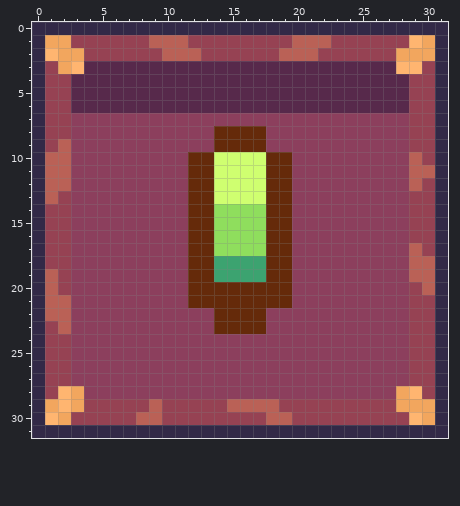
Two versions of one pixel-art sprite, dados/num_1.png. Above, as it was before the edit.
The file is 512x512 pixels, drawn in blocks of 16x16; one block is one cell here.
The result:
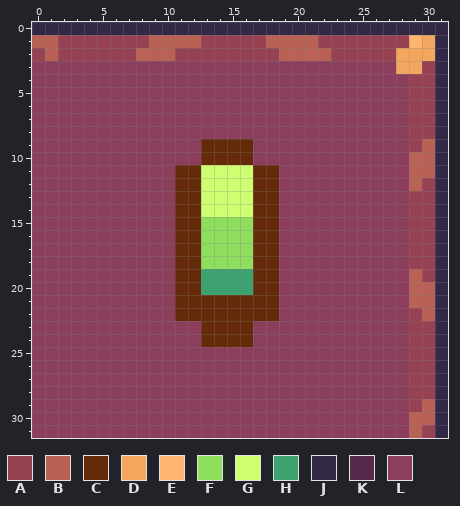
Palette (. is transparent): A #964253  B #ba6156  C #652a0a  D #f2a65e  E #ffb570  F #8fde5d  G #cfff70  H #3ca370  J #322947  K #57294b  L #8c3f5d
Change:
@@ x 0..31 @@
  0 JJJJJJJJJJJJJJJJJJJJJJJJJJJJJJJJ
- 1 JDDAAAAAABBBAAAAAAAABBBAAAAAAEDJ
- 2 JEDDAAAAAABBBAAAAAABBBAAAAAADDDJ
- 3 JADEKKKKKKKKKKKKKKKKKKKKKKKKEEAJ
- 4 JAAKKKKKKKKKKKKKKKKKKKKKKKKKKAAJ
- 5 JAAKKKKKKKKKKKKKKKKKKKKKKKKKKAAJ
- 6 JAAKKKKKKKKKKKKKKKKKKKKKKKKKKAAJ
- 7 JAALLLLLLLLLLLLLLLLLLLLLLLLLLAAJ
- 8 JAALLLLLLLLLLLCCCCLLLLLLLLLLLAAJ
- 9 JABLLLLLLLLLLLCCCCLLLLLLLLLLLAAJ
-10 JBBLLLLLLLLLCCGGGGCCLLLLLLLLLBAJ
-11 JBBLLLLLLLLLCCGGGGCCLLLLLLLLLBBJ
-12 JBBLLLLLLLLLCCGGGGCCLLLLLLLLLBAJ
-13 JBALLLLLLLLLCCGGGGCCLLLLLLLLLAAJ
-14 JAALLLLLLLLLCCFFFFCCLLLLLLLLLAAJ
-15 JAALLLLLLLLLCCFFFFCCLLLLLLLLLAAJ
-16 JAALLLLLLLLLCCFFFFCCLLLLLLLLLAAJ
-17 JAALLLLLLLLLCCFFFFCCLLLLLLLLLBAJ
-18 JAALLLLLLLLLCCHHHHCCLLLLLLLLLBBJ
-19 JBALLLLLLLLLCCHHHHCCLLLLLLLLLBBJ
-20 JBALLLLLLLLLCCCCCCCCLLLLLLLLLABJ
-21 JBBLLLLLLLLLCCCCCCCCLLLLLLLLLAAJ
-22 JBBLLLLLLLLLLLCCCCLLLLLLLLLLLAAJ
-23 JABLLLLLLLLLLLCCCCLLLLLLLLLLLAAJ
-24 JAALLLLLLLLLLLLLLLLLLLLLLLLLLAAJ
-25 JAALLLLLLLLLLLLLLLLLLLLLLLLLLAAJ
-26 JAALLLLLLLLLLLLLLLLLLLLLLLLLLAAJ
-27 JAALLLLLLLLLLLLLLLLLLLLLLLLLLAAJ
-28 JAEDLLLLLLLLLLLLLLLLLLLLLLLLDEAJ
-29 JDEDAAAAABAAAAABBBBAAAAAAAAADDDJ
-30 JEDAAAAABBAAAAAAAABBAAAAAAAAAEDJ
-31 JJJJJJJJJJJJJJJJJJJJJJJJJJJJJJJJ
+ 1 BBAAAAAAABBBBAAAAABBBBAAAAAAAEDJ
+ 2 ABAAAAAABBBAAAAAAAABBBBAAAAADDDJ
+ 3 LLLLLLLLLLLLLLLLLLLLLLLLLLLLDDAJ
+ 4 LLLLLLLLLLLLLLLLLLLLLLLLLLLLLAAJ
+ 5 LLLLLLLLLLLLLLLLLLLLLLLLLLLLLAAJ
+ 6 LLLLLLLLLLLLLLLLLLLLLLLLLLLLLAAJ
+ 7 LLLLLLLLLLLLLLLLLLLLLLLLLLLLLAAJ
+ 8 LLLLLLLLLLLLLLLLLLLLLLLLLLLLLAAJ
+ 9 LLLLLLLLLLLLLCCCCLLLLLLLLLLLLABJ
+10 LLLLLLLLLLLLLCCCCLLLLLLLLLLLLBBJ
+11 LLLLLLLLLLLCCGGGGCCLLLLLLLLLLBBJ
+12 LLLLLLLLLLLCCGGGGCCLLLLLLLLLLBAJ
+13 LLLLLLLLLLLCCGGGGCCLLLLLLLLLLAAJ
+14 LLLLLLLLLLLCCGGGGCCLLLLLLLLLLAAJ
+15 LLLLLLLLLLLCCFFFFCCLLLLLLLLLLAAJ
+16 LLLLLLLLLLLCCFFFFCCLLLLLLLLLLAAJ
+17 LLLLLLLLLLLCCFFFFCCLLLLLLLLLLAAJ
+18 LLLLLLLLLLLCCFFFFCCLLLLLLLLLLAAJ
+19 LLLLLLLLLLLCCHHHHCCLLLLLLLLLLBAJ
+20 LLLLLLLLLLLCCHHHHCCLLLLLLLLLLBBJ
+21 LLLLLLLLLLLCCCCCCCCLLLLLLLLLLBBJ
+22 LLLLLLLLLLLCCCCCCCCLLLLLLLLLLABJ
+23 LLLLLLLLLLLLLCCCCLLLLLLLLLLLLAAJ
+24 LLLLLLLLLLLLLCCCCLLLLLLLLLLLLAAJ
+25 LLLLLLLLLLLLLLLLLLLLLLLLLLLLLAAJ
+26 LLLLLLLLLLLLLLLLLLLLLLLLLLLLLAAJ
+27 LLLLLLLLLLLLLLLLLLLLLLLLLLLLLAAJ
+28 LLLLLLLLLLLLLLLLLLLLLLLLLLLLLAAJ
+29 LLLLLLLLLLLLLLLLLLLLLLLLLLLLLABJ
+30 LLLLLLLLLLLLLLLLLLLLLLLLLLLLLBBJ
+31 LLLLLLLLLLLLLLLLLLLLLLLLLLLLLBAJ
Pixel boxes of the changes (left, top, right, bottom) in both pictures:
changed: (32, 35, 435, 438)
